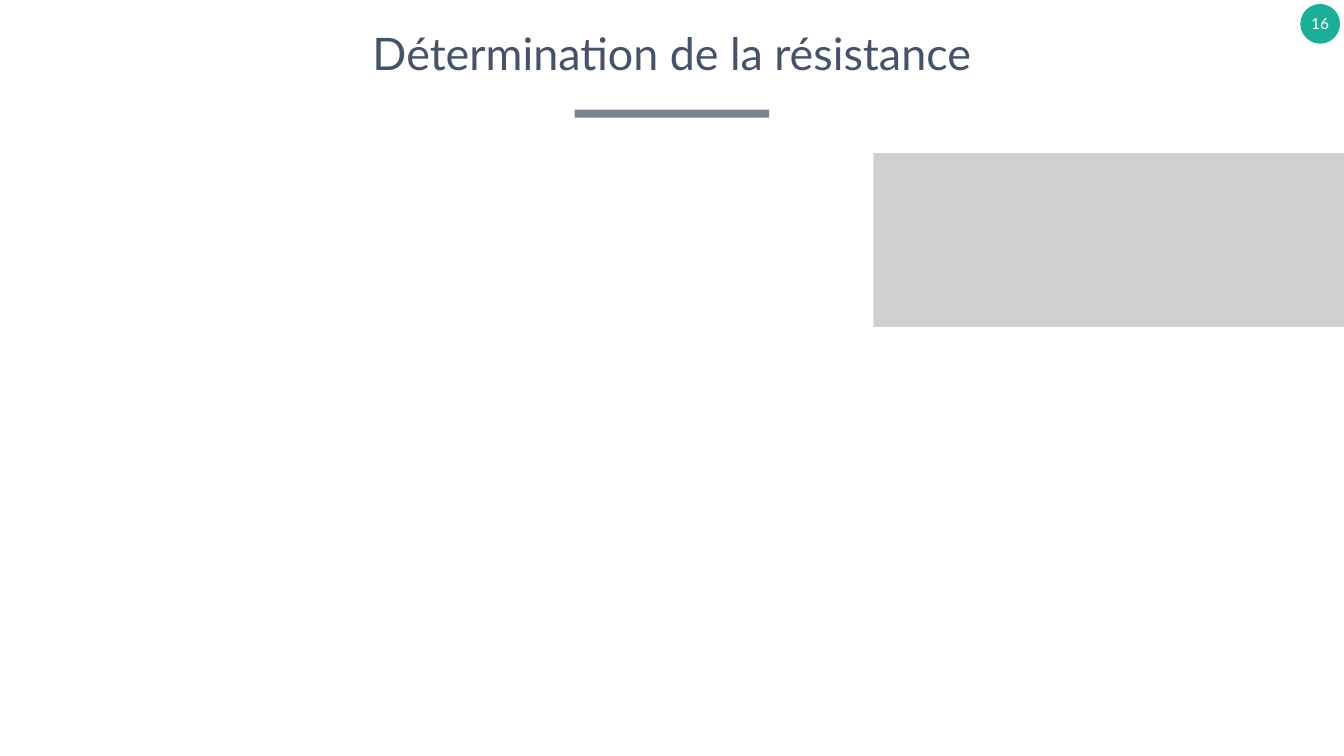
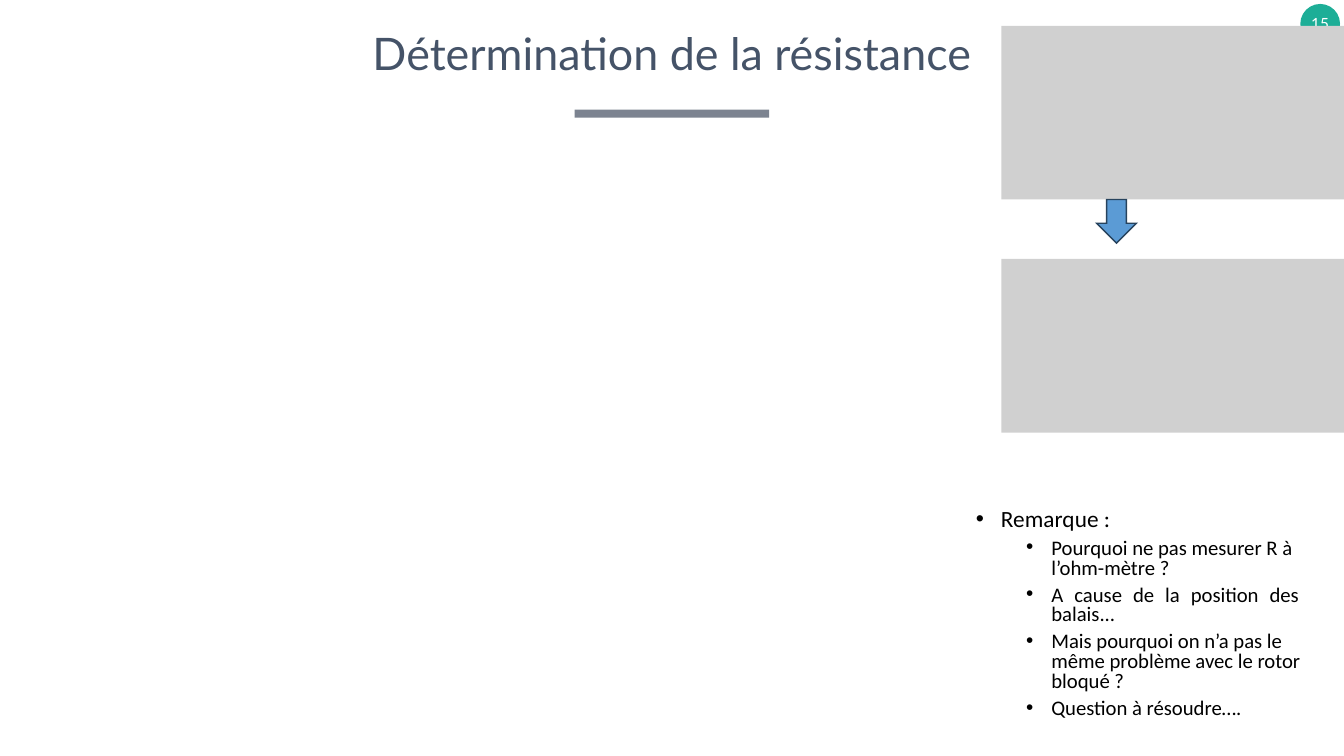
Before and after one commit to xpessoles/TP_Concours, a slide deck: slide 15 of B_Fiches_Protocoles/ProtocolesExpérimentaux.pptx (slide 16 before the commit). Drawn at 1344x756 pixels with LibreOffice and Linux fonts; fonts in the diff are those of the drawing; grey boxes stand for pictures. Boxes give left, top, right and bottom in pixels: in the first picture for what was removed or moved away, otherwise in the second. Text is boxed around its words. In the diff, an @@ line names an element or a change of style, - is before the commit and + after.

```diff
--- a/B_Fiches_Protocoles/ProtocolesExpérimentaux.pptx
+++ b/B_Fiches_Protocoles/ProtocolesExpérimentaux.pptx
@@ picture added at (1001,26,1344,200) @@
@@ page number at (1311,16,1329,26): text changed @@
-16
+15
@@ picture removed at (874,153,1344,327) @@
@@ down arrow added at (1097,200,1136,243), fill #5B9BD5, outline #28445D 1 pt @@
@@ picture added at (1001,259,1344,433) @@
@@ text added at (1001,512,1301,718), 14.8 pt, text #000000 @@
+• Remarque :
+  • Pourquoi ne pas mesurer R à l’ohm-mètre ?
+  • A cause de la position des balais...
+  • Mais pourquoi on n’a pas le même problème avec le rotor bloqué ?
+  • Question à résoudre….
```
Also in this commit, not shown: 2 other slides changed, 1 slide added.
